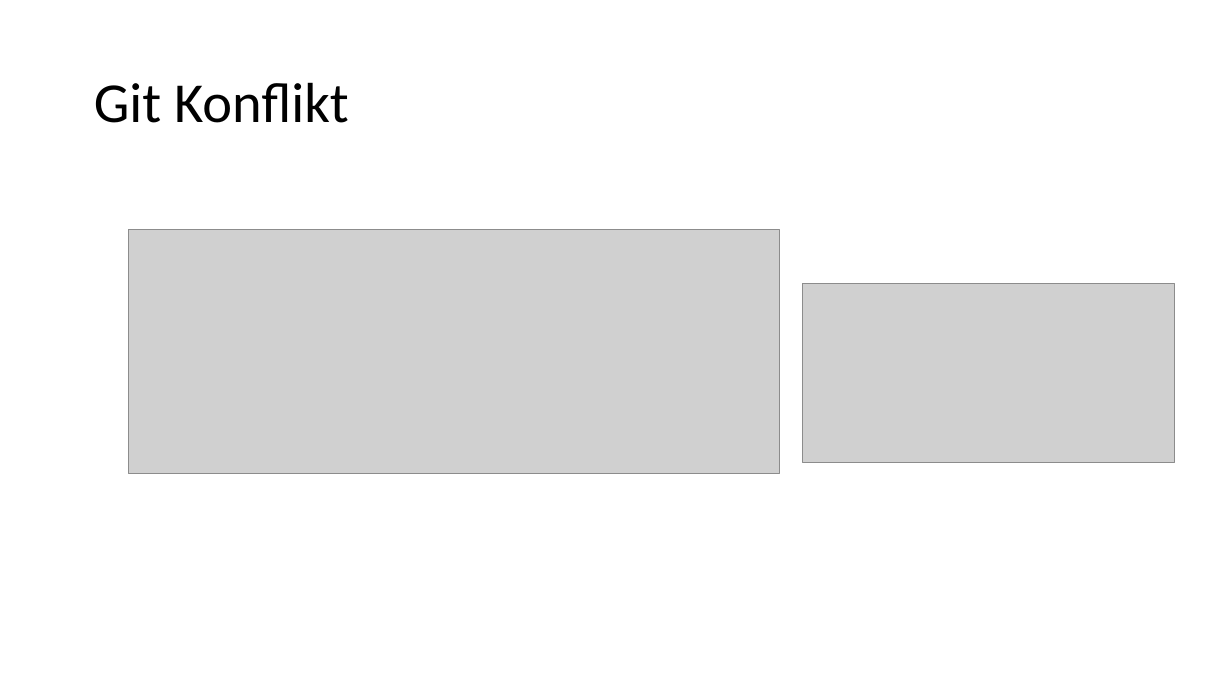
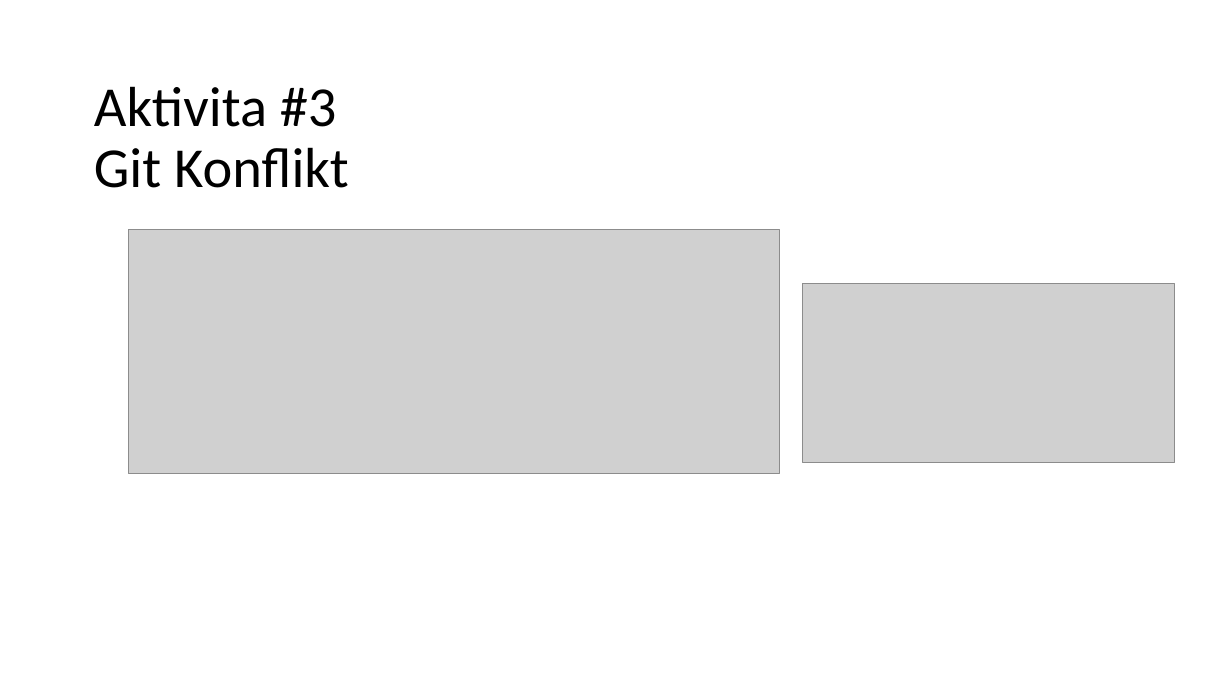
Before and after one commit to mkristien/ajtyvit, a slide deck: slide 8 of prezentacia.pptx. Drawn at 1232x693 pixels with LibreOffice and Linux fonts; fonts in the diff are those of the drawing; grey boxes stand for pictures. Boxes give left, top, right and bottom in pixels: in the first picture for what was removed or moved away, otherwise in the second. Text is boxed around its words. In the diff, an @@ line names an element or a change of style, - is before the commit and + after.

Commit message:
stash1

```diff
--- a/prezentacia.pptx
+++ b/prezentacia.pptx
@@ title at (x1=94, y1=86, x2=349, y2=188): text changed @@
-Git Konflikt
+Aktivita #3
+Git Konflikt
```
